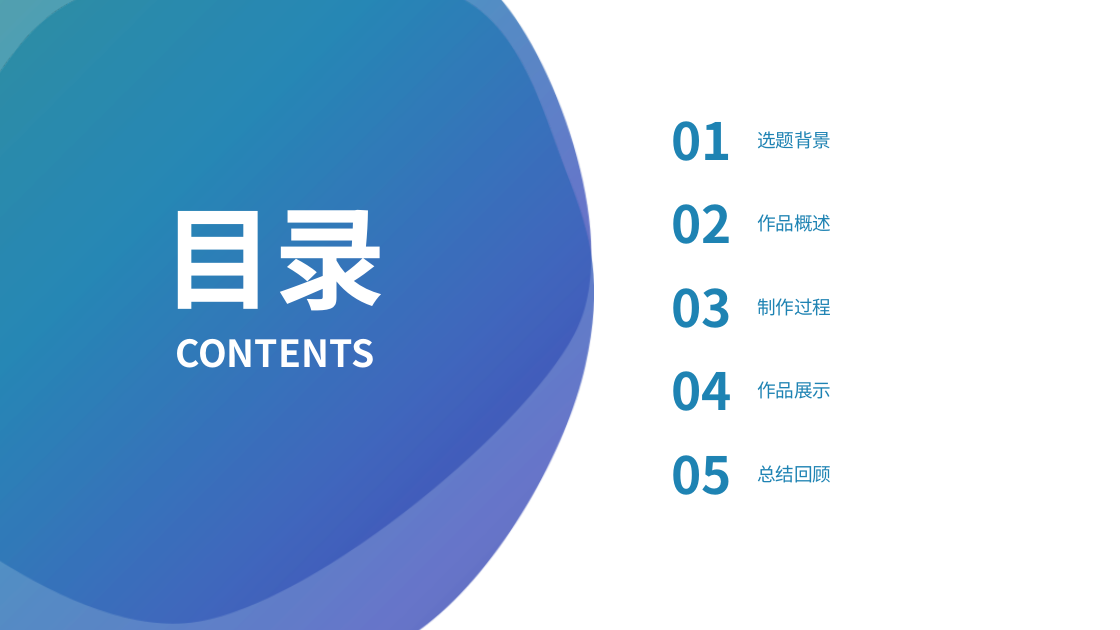
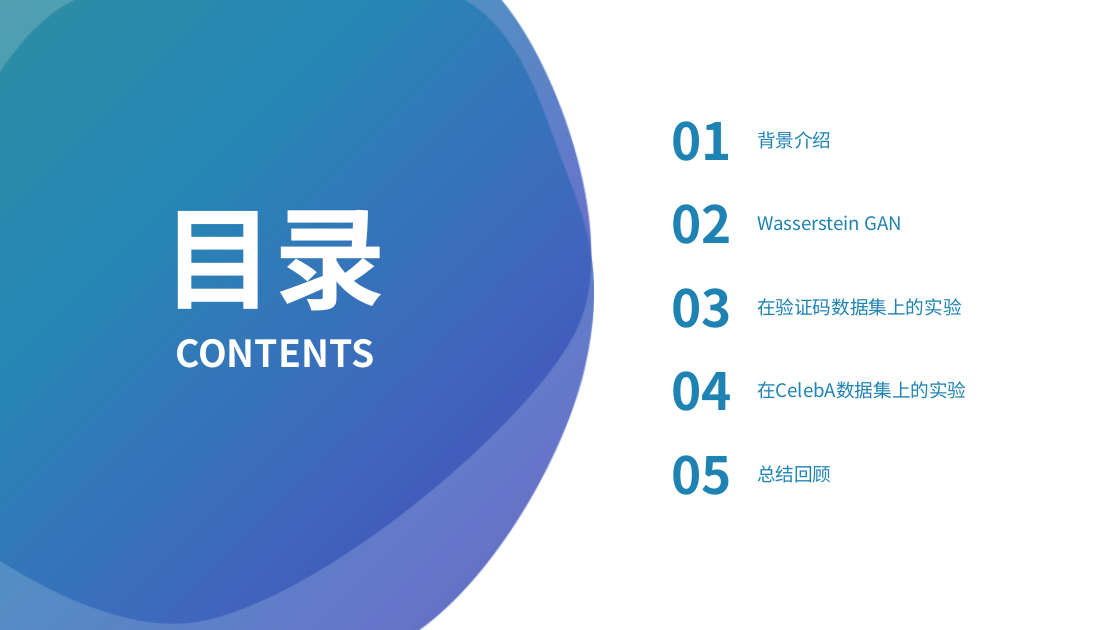
Before and after one commit to cahhbwy/Graduation_Design, a slide deck: slide 2 of PB13011058-王悦.pptx. Drawn at 1120x630 pixels with LibreOffice and Linux fonts; fonts in the diff are those of the drawing. Boxes give left, top, right and bottom in pixels: in the first picture for what was removed or moved away, otherwise in the second. Text is boxed around its words. In the diff, an @@ line names an element or a change of style, - is before the commit and + after.

```diff
--- a/PB13011058-王悦.pptx
+++ b/PB13011058-王悦.pptx
@@ text at <box>757,131,831,149</box>: text changed @@
-选题背景
+背景介绍
@@ text at <box>757,215,902,231</box>: text changed @@
-作品概述
+Wasserstein GAN
@@ text at <box>757,298,962,316</box>: text changed @@
-制作过程
+在验证码数据集上的实验
@@ text at <box>757,381,966,399</box>: text changed @@
-作品展示
+在CelebA数据集上的实验
```
Also in this commit, not shown: 4 other slides changed, 9 other files.
